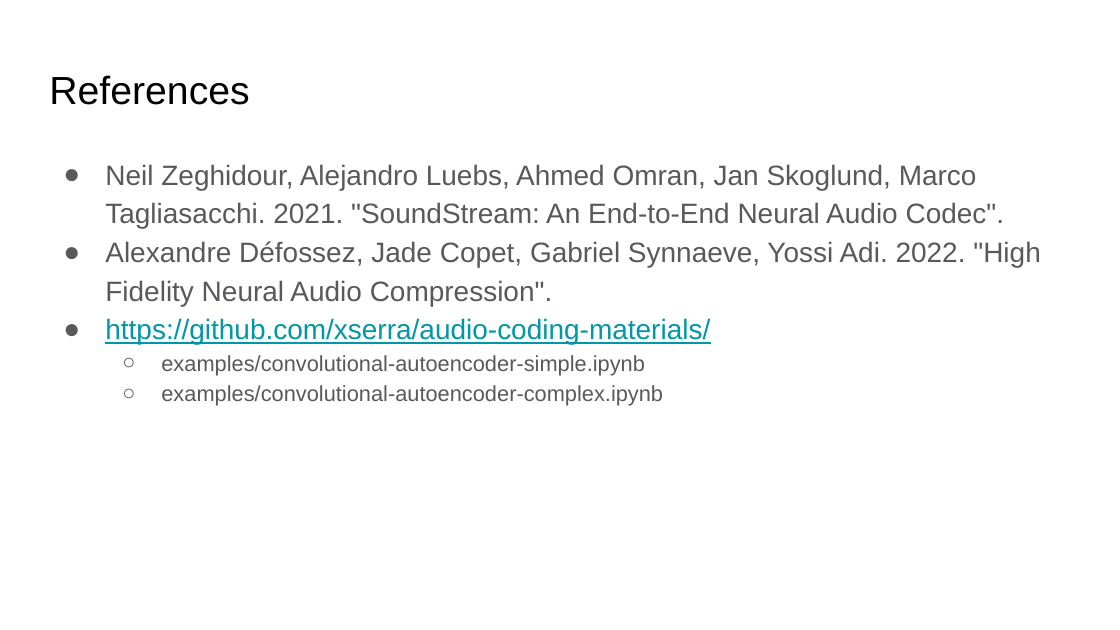
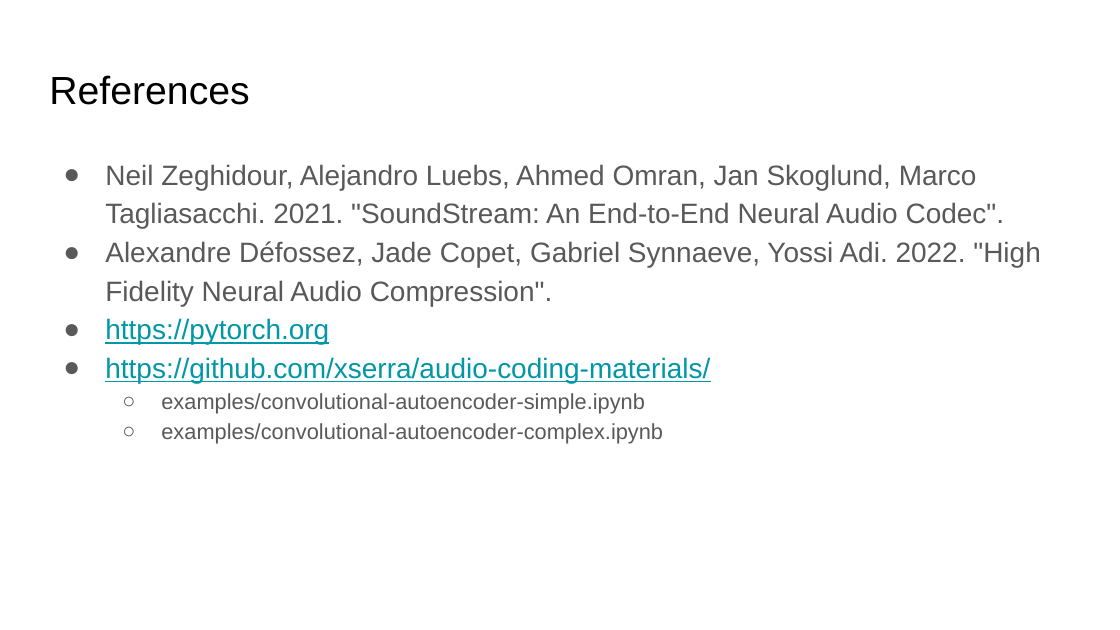
Before and after one commit to xserra/audio-coding-materials, a slide deck: slide 26 of lectures/6. Neural audio compression.pptx (slide 23 before the commit). Drawn at 1120x630 pixels with LibreOffice and Linux fonts; fonts in the diff are those of the drawing. Boxes give left, top, right and bottom in pixels: in the first picture for what was removed or moved away, otherwise in the second. Text is boxed around its words. In the diff, an @@ line names an element or a change of style, - is before the commit and + after.

```diff
--- a/lectures/6. Neural audio compression.pptx
+++ b/lectures/6. Neural audio compression.pptx
@@ text at (105, 318, 329, 345): paragraph added @@
+● https://pytorch.org
```
Also in this commit, not shown: 3 other slides changed, 3 slides added.
